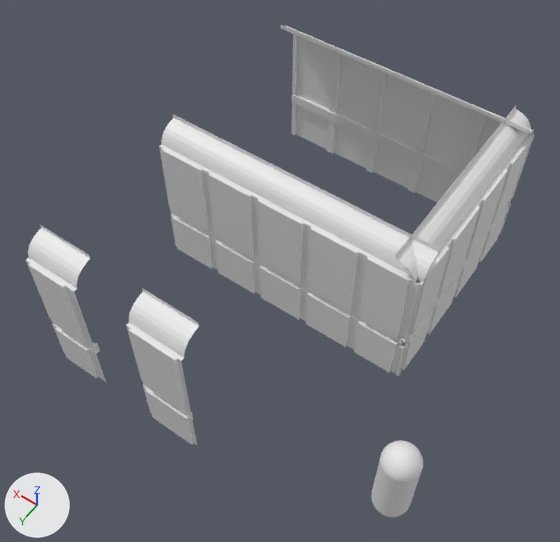
One commit to the Blender file Blender/Salle/Salle.blend: the scene before it, then after it.
Both versions are drawn from a camera (50 mm lens) standing at (-5.27, 4.65, 11.57) and looking at (-0.62, -1.86, 1.34). The lights are fixed; the arrows at lower left show +X, +Y and +Z.

The scene before the commit, as lines of its bpy script (objects in view):
```python
ob_plane_001 = bpy.data.objects.new('Plane.001', me_plane_002)
ob_plane_001.location = (1.0, 1.0, 0.0)
ob_plane_007 = bpy.data.objects.new('Plane.007', me_plane_023)
ob_plane_007.location = (-3.0, -2.0, 0.0)
ob_plane_007.rotation_euler = (0.0, 0.0, -1.571)  # degrees (0, 0, -90)
ob_plane_007.scale = (1.0, -1.0, 1.0)
ob_plane_009 = bpy.data.objects.new('Plane.009', me_plane_018)
ob_plane_009.location = (-3.0, -5.0, 0.0)
ob_plane_009.rotation_euler = (0.0, 0.0, 1.571)  # degrees (0, 0, 90)
ob_plane_010 = bpy.data.objects.new('Plane.010', me_plane_019)
ob_plane_010.location = (-1.0, -6.0, 0.0)
ob_plane_010.rotation_euler = (0.0, 0.0, -3.142)  # degrees (0, 0, -180)
ob_plane_011 = bpy.data.objects.new('Plane.011', me_plane_020)
ob_plane_011.location = (0.0, -6.0, 0.0)
ob_plane_011.rotation_euler = (0.0, 0.0, -3.142)  # degrees (0, 0, -180)
ob_plane_012 = bpy.data.objects.new('Plane.012', me_plane_021)
ob_plane_012.location = (1.0, -6.0, 0.0)
ob_plane_012.rotation_euler = (0.0, 0.0, -3.142)  # degrees (0, 0, -180)
ob_plane_013 = bpy.data.objects.new('Plane.013', me_plane_022)
ob_plane_013.location = (2.0, -6.0, 0.0)
ob_plane_013.rotation_euler = (0.0, 0.0, -3.142)  # degrees (0, 0, -180)
ob_plane_014 = bpy.data.objects.new('Plane.014', me_plane_024)
ob_plane_014.location = (-3.0, -6.0, 0.0)
ob_plane_014.scale = (1.0, -1.0, 1.0)
ob_plane_015 = bpy.data.objects.new('Plane.015', me_plane_025)
ob_plane_015.location = (-3.0, -6.0, 0.0)
ob_plane_015.rotation_euler = (0.0, 0.0, 1.571)  # degrees (0, 0, 90)
# also in view: 'Plane.008' at (-2.77, -3.5, 1.5); 'Plane.006' at (1.5, -2.23, 1.5); 'Plane.005' at (0.5, -2.23, 1.5); 'Plane.003' at (-0.5, 0.77, 1.5); 'Plane.004' at (-0.5, -2.23, 1.5)
```
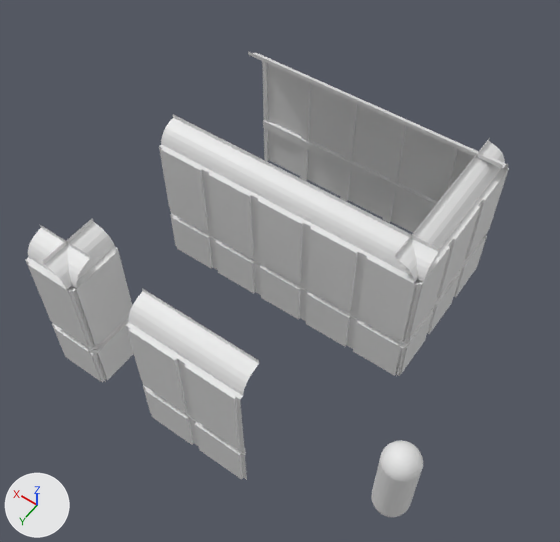
Edits to the scene script, one JSON object a line:
```json
{"op": "add", "block": "me_plane_008", "code": ["me_plane_008 = bpy.data.meshes.new('Plane.008')", "me_plane_008.from_pydata(...)  # 78 vertices, 62 faces; spans x 0.0..1.0, y -0.46..0.0, z 0.0..3.0", "me_plane_008.materials.append(mat_fulltex_png)  # its picture is missing"]}
{"op": "add", "block": "me_plane_010", "code": ["me_plane_010 = bpy.data.meshes.new('Plane.010')", "me_plane_010.from_pydata(...)  # 78 vertices, 62 faces; spans x 0.0..1.0, y -0.46..0.0, z 0.0..3.0", "me_plane_010.materials.append(mat_fulltex_png)  # its picture is missing"]}
{"op": "remove", "block": "ob_plane_015", "code": ["ob_plane_015 = bpy.data.objects.new('Plane.015', me_plane_025)", "ob_plane_015.location = (-3.0, -6.0, 0.0)", "ob_plane_015.rotation_euler = (0.0, 0.0, 1.571)  # degrees (0, 0, 90)"]}
{"op": "set", "path": "ob_plane_014.scale", "old": "(1.0, -1.0, 1.0)", "new": "(1.0, 1.0, 1.0)"}
{"op": "set", "path": "ob_plane_014.location", "old": "(-3.0, -6.0, 0.0)", "new": "(-1.0, -5.0, 0.01)"}
{"op": "set", "path": "ob_plane_014.rotation_euler", "old": "(0.0, 0.0, 0.0)", "new": "(0.0, 0.0, 3.142)", "note": "degrees (0, 0, 0) -> degrees (0, 0, 180)"}
{"op": "set", "path": "ob_plane_013.location", "old": "(2.0, -6.0, 0.0)", "new": "(2.0, -5.0, 0.01)"}
{"op": "set", "path": "ob_plane_012.location", "old": "(1.0, -6.0, 0.0)", "new": "(1.0, -5.0, 0.01)"}
{"op": "set", "path": "ob_plane_011.location", "old": "(0.0, -6.0, 0.0)", "new": "(0.0, -5.0, 0.01)"}
{"op": "set", "path": "ob_plane_010.location", "old": "(-1.0, -6.0, 0.0)", "new": "(-3.0, -5.0, 0.01)"}
{"op": "set", "path": "ob_plane_010.rotation_euler", "old": "(0.0, 0.0, -3.142)", "new": "(0.0, 0.0, 1.571)", "note": "degrees (0, 0, -180) -> degrees (0, 0, 90)"}
{"op": "set", "path": "ob_plane_009.location", "old": "(-3.0, -5.0, 0.0)", "new": "(-2.0, -5.0, 0.01)"}
{"op": "set", "path": "ob_plane_009.rotation_euler", "old": "(0.0, 0.0, 1.571)", "new": "(0.0, 0.0, 3.142)", "note": "degrees (0, 0, 90) -> degrees (0, 0, 180)"}
{"op": "set", "path": "ob_plane_001.location", "old": "(1.0, 1.0, 0.0)", "new": "(1.0, 1.0, 0.01)"}
{"op": "add", "block": "ob_plane_016", "code": ["ob_plane_016 = bpy.data.objects.new('Plane.016', me_plane_008)", "ob_plane_016.location = (-2.0, 1.0, 0.01)"]}
{"op": "add", "block": "ob_plane_017", "code": ["ob_plane_017 = bpy.data.objects.new('Plane.017', me_plane_010)", "ob_plane_017.location = (1.0, 0.0, 0.01)", "ob_plane_017.rotation_euler = (0.0, 0.0, 1.571)  # degrees (0, 0, 90)"]}
```

Where the change shows, as pixel boxes [x1, y1, x2, y2] in the pictures (560 x 542 px):
```json
{"object": "Plane.011", "change": "moved", "before": [370, 64, 430, 191], "after": [342, 93, 402, 221]}
{"object": "Plane.012", "change": "moved", "before": [325, 44, 382, 172], "after": [294, 72, 353, 200]}
{"object": "Plane.013", "change": "moved", "before": [281, 25, 336, 152], "after": [248, 51, 307, 179]}
{"object": "Plane.010", "change": "moved, turned", "before": [411, 85, 481, 203], "after": [454, 138, 508, 297]}
{"object": "Plane.016", "change": "added", "after": [181, 323, 259, 480]}
{"object": "Plane.017", "change": "added", "after": [43, 218, 134, 383]}
{"object": "Plane.014", "change": "moved, turned, rescaled", "before": [468, 107, 534, 234], "after": [386, 116, 454, 233]}
{"object": "Plane.001", "change": "moved", "before": [26, 225, 106, 382], "after": [26, 225, 106, 382]}
{"object": "Plane.009", "change": "moved, turned", "before": [454, 138, 508, 298], "after": [442, 140, 509, 266]}
{"object": "Plane.015", "change": "deleted", "before": [479, 106, 532, 262]}
{"object": "Plane.007", "change": "unchanged, uncovered by the edit", "before": [395, 213, 450, 377], "after": [350, 219, 440, 376]}
```
